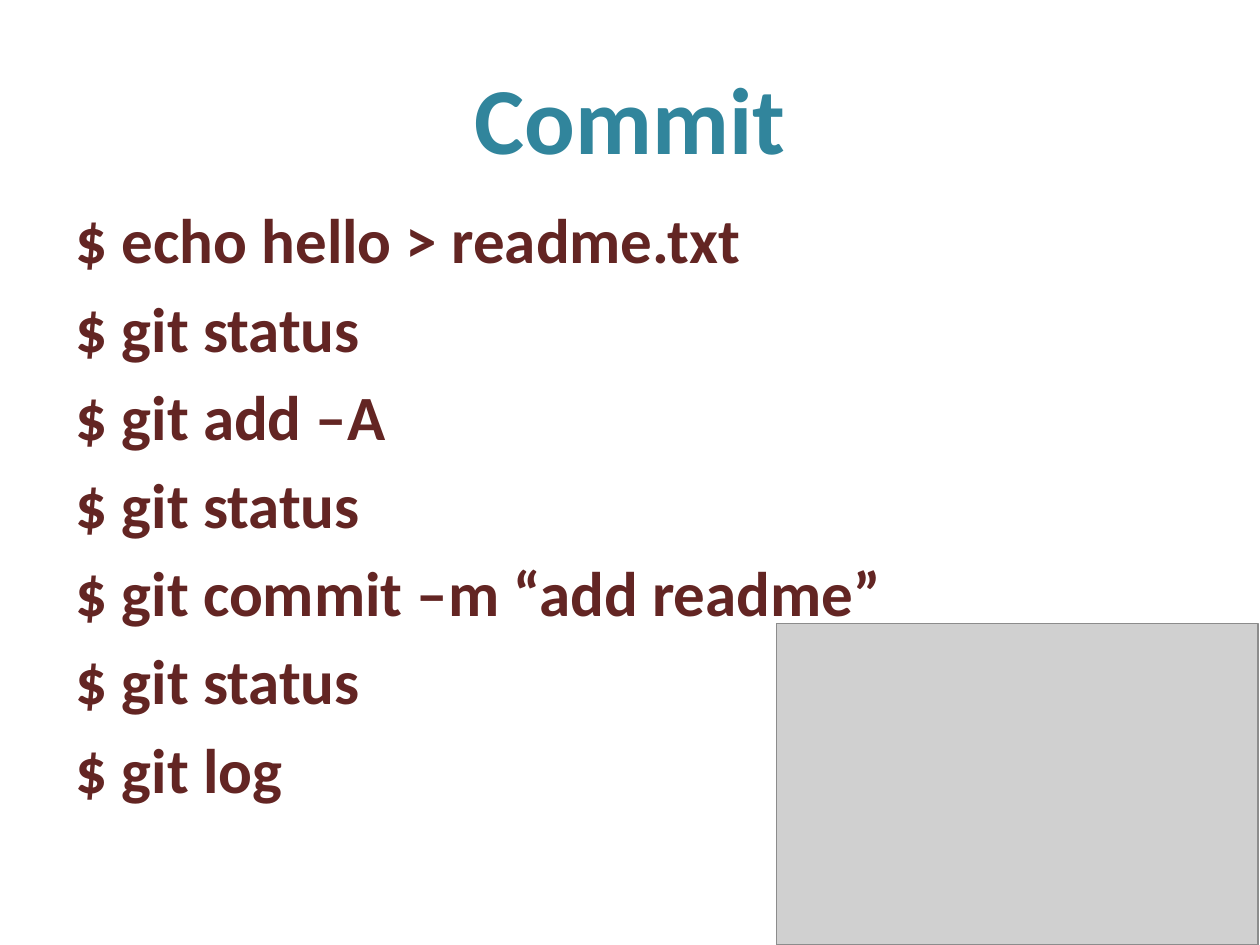
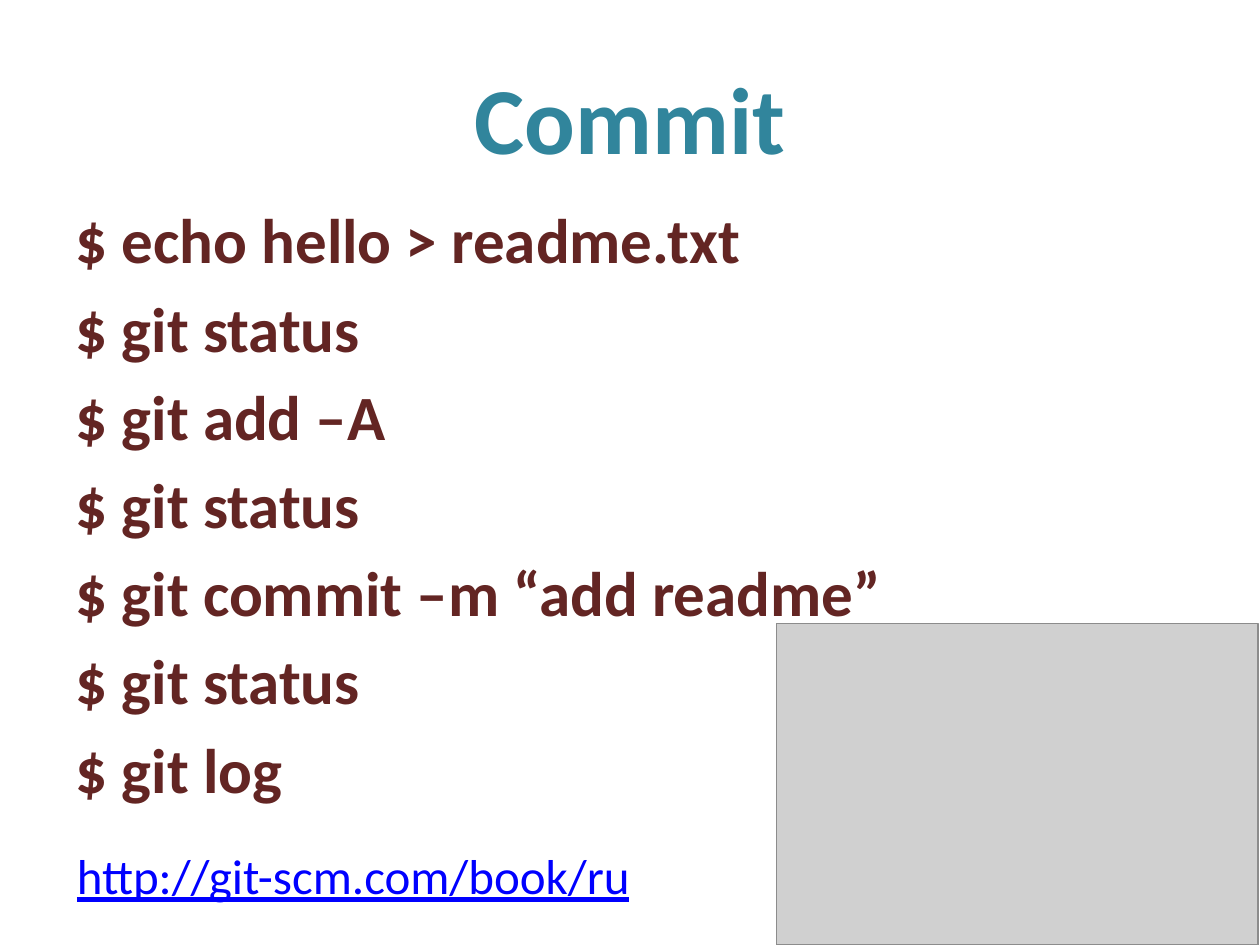
Before and after one commit to kontur-edu/kampus-ekb-2014-03, a slide deck: slide 11 of 04-git/Git.pptx (slide 10 before the commit). Drawn at 1260x945 pixels with LibreOffice and Linux fonts; fonts in the diff are those of the drawing; grey boxes stand for pictures. Boxes give left, top, right and bottom in pixels: in the first picture for what was removed or moved away, otherwise in the second. Text is boxed around its words. In the diff, an @@ line names an element or a change of style, - is before the commit and + after.

```diff
--- a/04-git/Git.pptx
+++ b/04-git/Git.pptx
@@ text added at box(77, 860, 630, 903), 28 pt, text #0000FF, underline @@
+http://git-scm.com/book/ru
```
Also in this commit, not shown: 4 other slides changed, 1 slide added, 2 other files.
